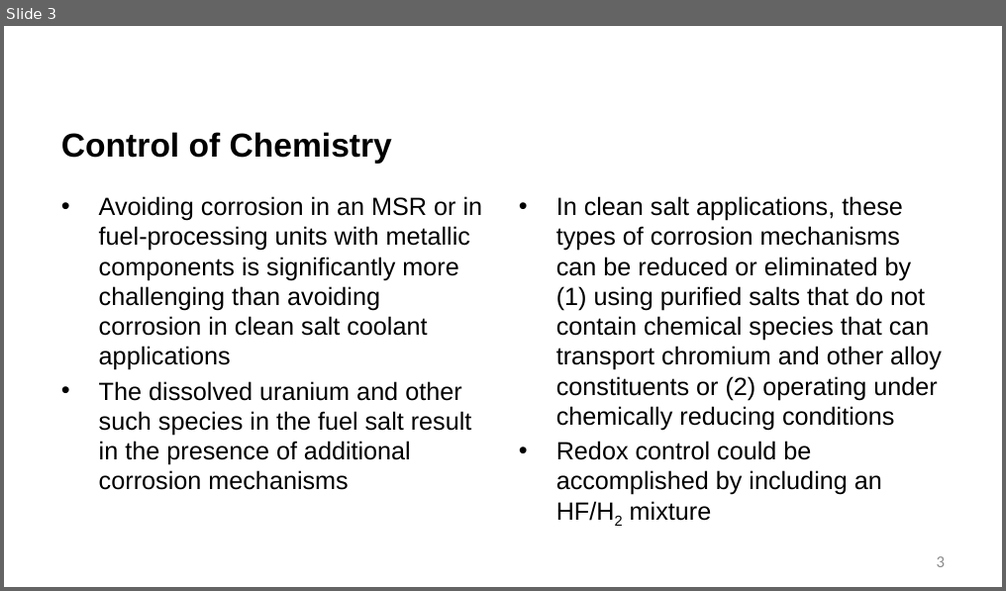
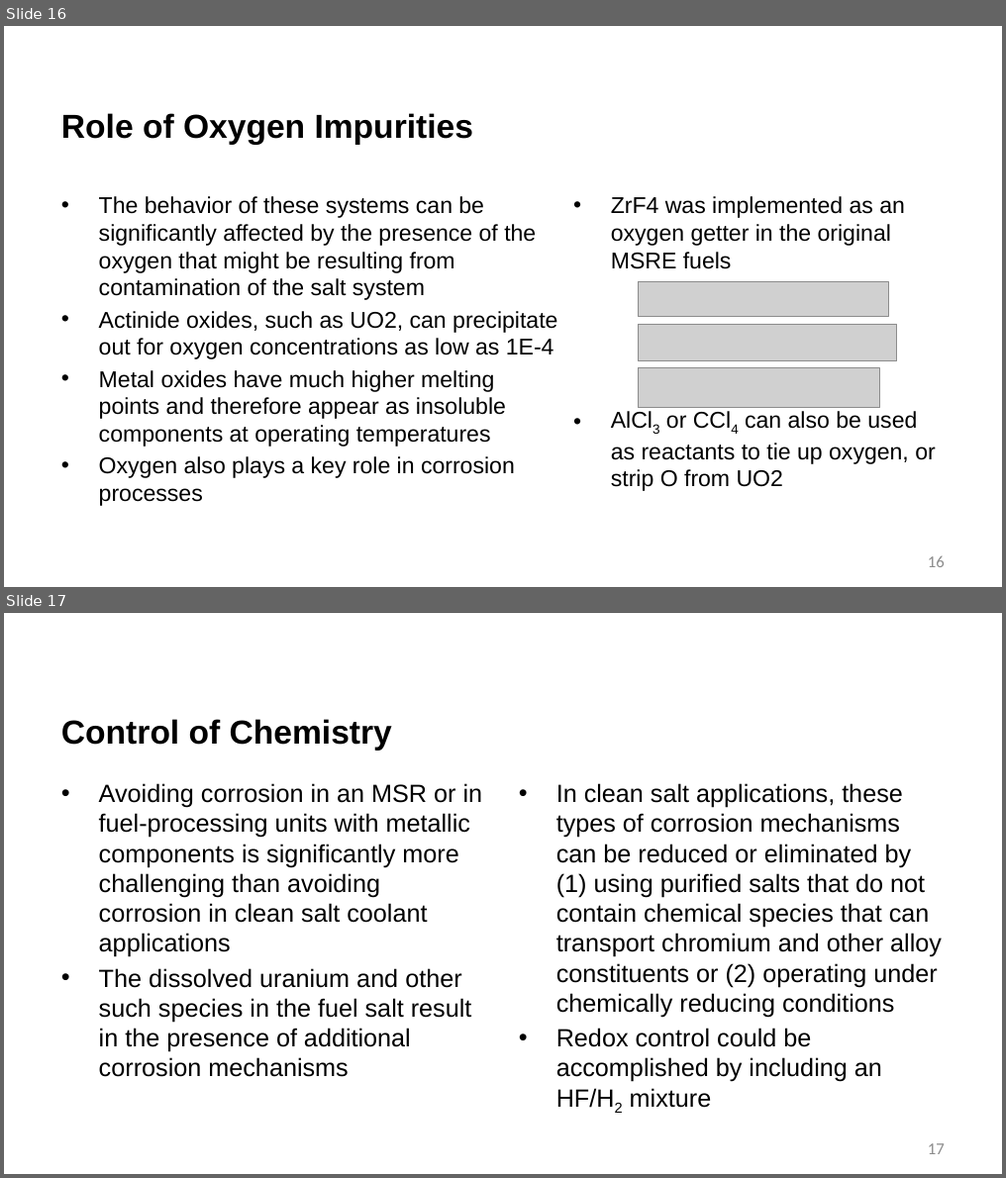
Before and after one commit to benbeeler/TEACHING, a slide deck: Advanced Reactor Materials/Fall2026/Lec14_MoltenSalts.pptx. Shown one above the other, each under a label of ours: slide 3 before the commit, slides 16 and 17 after it. The pictures are 1006x591 and 1006x1178 pixels, drawn with LibreOffice and Linux fonts; fonts in the diff are those of the drawing; grey boxes stand for pictures; background and template pictures are left out. Boxes give left, top, right and bottom in pixels: in the first picture for what was removed or moved away, otherwise in the second. Text is boxed around its words. In the diff, an @@ line names an element or a change of style, - is before the commit and + after.

```diff
--- a/Advanced Reactor Materials/Fall2026/Lec14_MoltenSalts.pptx
+++ b/Advanced Reactor Materials/Fall2026/Lec14_MoltenSalts.pptx
@@ slide 16 added at (x1=4, y1=26, x2=1002, y2=587), background #FFFFFF @@
@@ title added at (x1=61, y1=113, x2=473, y2=145), 32 pt, text #000000, bold @@
+Role of Oxygen Impurities
@@ text added at (x1=99, y1=196, x2=557, y2=506), 22 pt, text #000000 @@
+• The behavior of these systems can be significantly affected by the presence of the oxygen that might be resulting from contamination of the salt system
+• Actinide oxides, such as UO2, can precipitate out for oxygen concentrations as low as 1E-4
+• Metal oxides have much higher melting points and therefore appear as insoluble components at operating temperatures
+• Oxygen also plays a key role in corrosion processes
@@ text added at (x1=611, y1=196, x2=936, y2=491), 22 pt, text #000000 @@
+• ZrF4 was implemented as an oxygen getter in the original MSRE fuels
+• AlCl3 or CCl4 can also be used as reactants to tie up oxygen, or strip O from UO2
@@ picture added at (x1=638, y1=281, x2=889, y2=316) @@
@@ picture added at (x1=638, y1=324, x2=897, y2=362) @@
@@ picture added at (x1=638, y1=369, x2=880, y2=408) @@
@@ page number added at (x1=928, y1=557, x2=944, y2=568), 16 pt, text #8C8C8C @@
+16
@@ what was slide 3 is now slide 17 @@
@@ page number at (x1=928, y1=1144, x2=944, y2=1155): text changed @@
-3
+17
```
Also in this commit, not shown: 13 other slides added, 13 other files.
